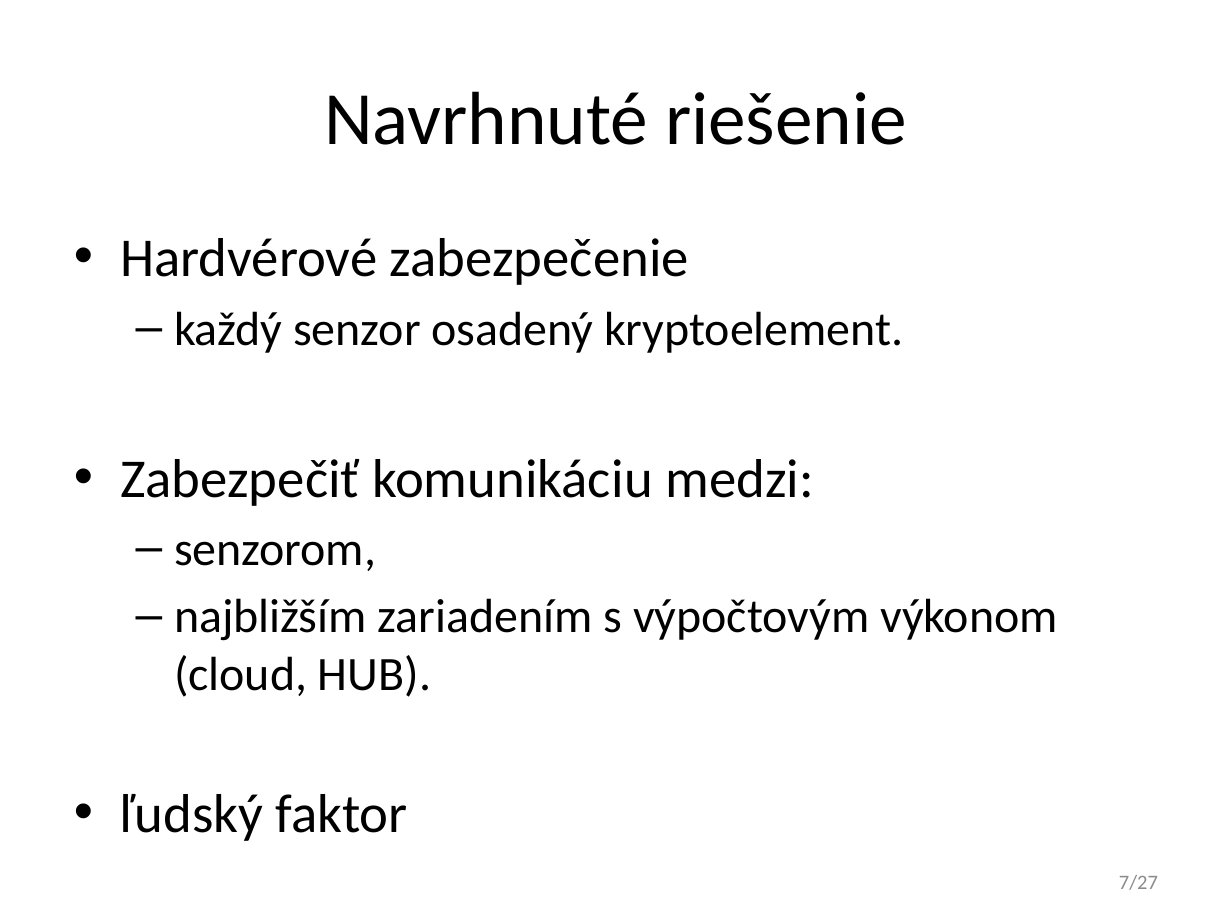
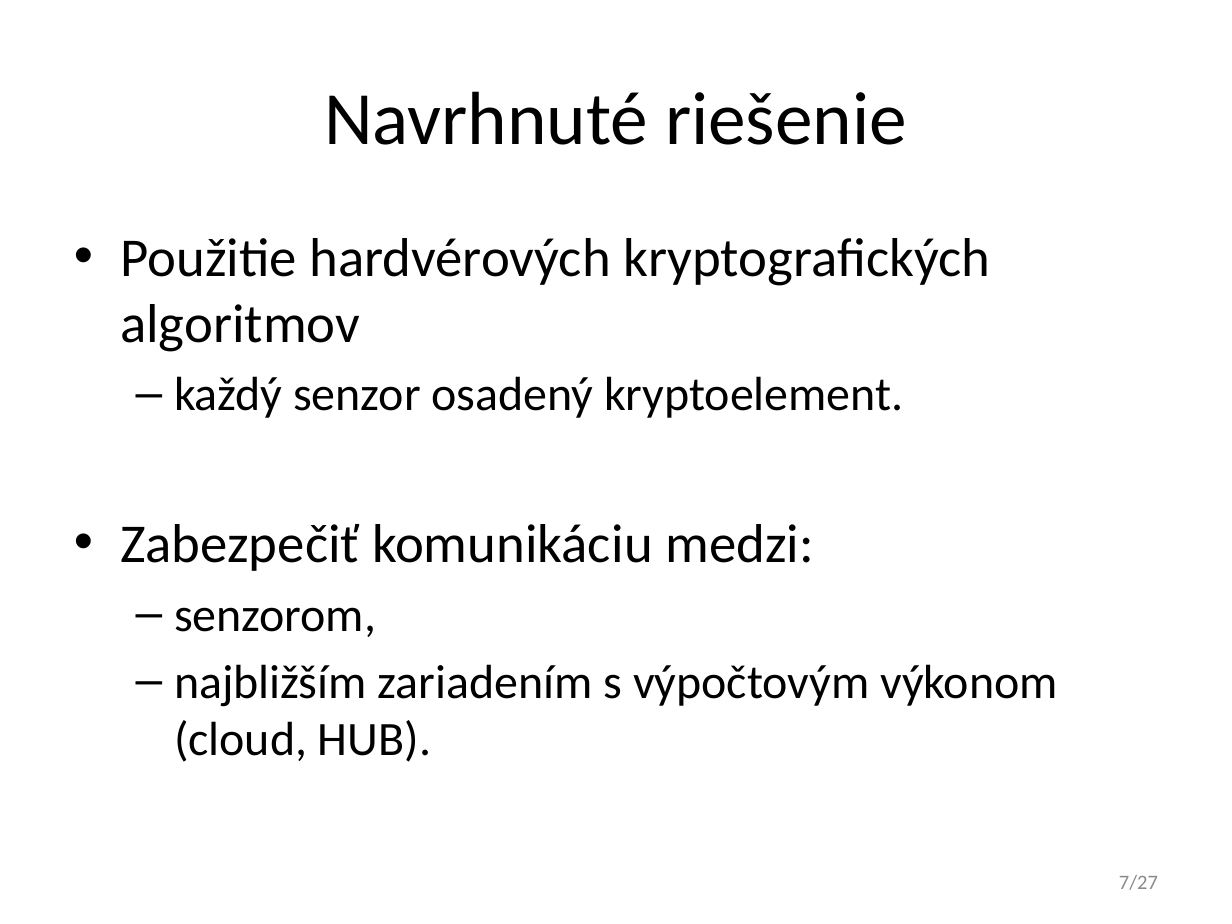
Before and after one commit to javacard-FOSS-applets/nrf6310-pca10007, a slide deck: slide 7 of Obhajoba/xdoubravsky_dp.pptx. Drawn at 1232x924 pixels with LibreOffice and Linux fonts; fonts in the diff are those of the drawing. Boxes give left, top, right and bottom in pixels: in the first picture for what was removed or moved away, otherwise in the second. Text is boxed around its words. In the diff, an @@ line names an element or a change of style, - is before the commit and + after.

```diff
--- a/Obhajoba/xdoubravsky_dp.pptx
+++ b/Obhajoba/xdoubravsky_dp.pptx
@@ text at <box>120,238,990,352</box>: text changed @@
-• Hardvérové zabezpečenie
+• Použitie hardvérových kryptografických algoritmov
@@ text at <box>120,794,408,841</box>: paragraph removed @@
-• ľudský faktor
```
Also in this commit, not shown: 12 other slides changed, 1 other file.
